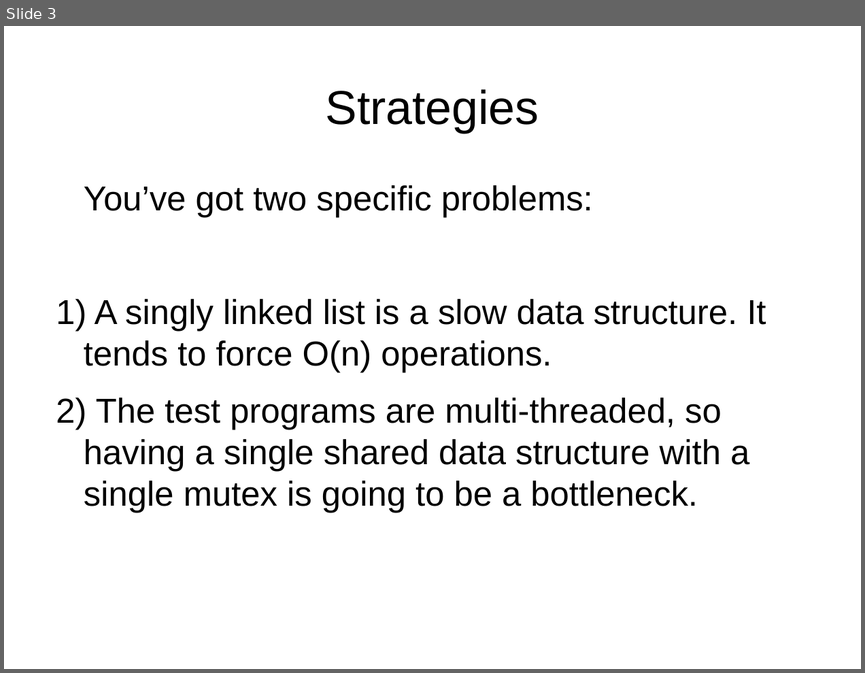
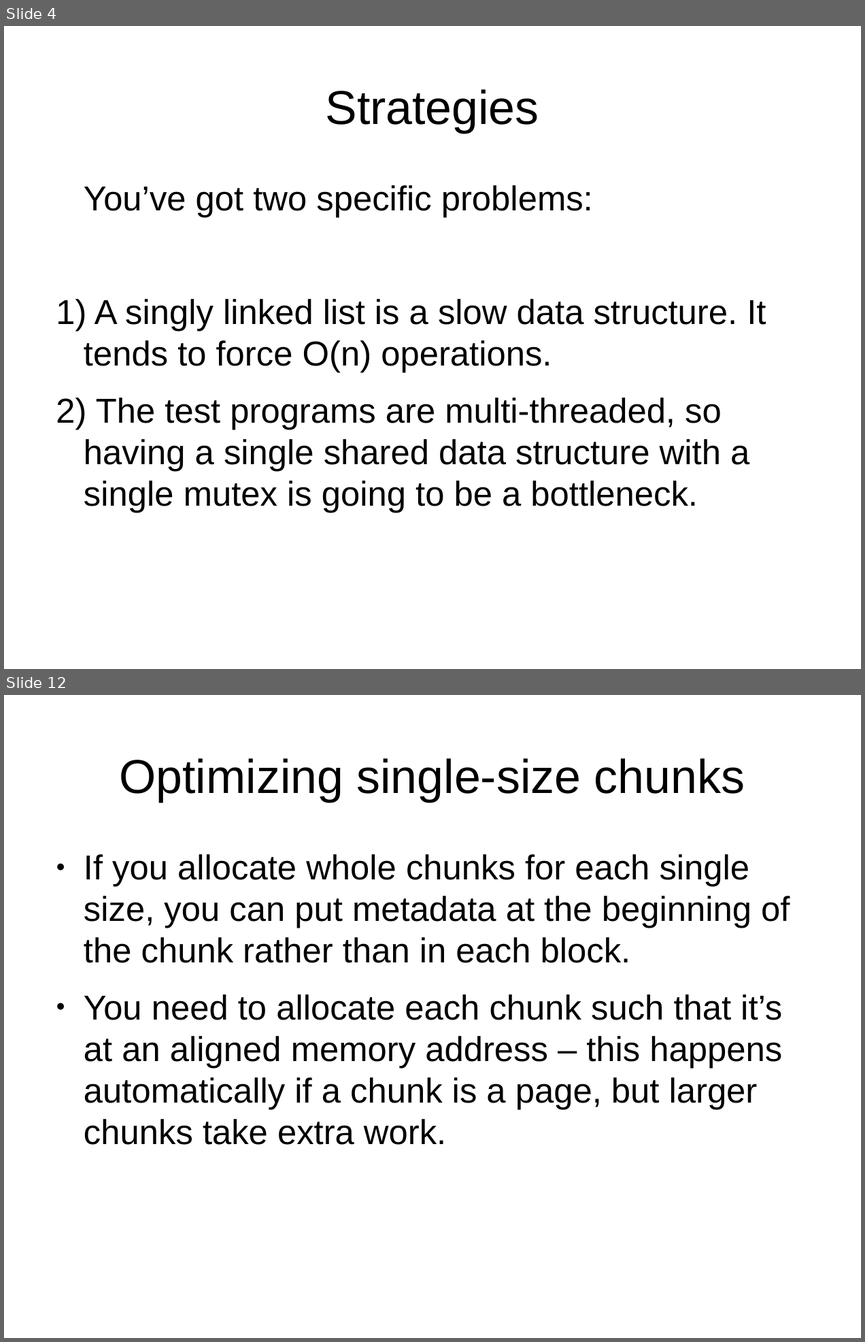
Before and after one commit to NatTuck/khoury-ntuck, a slide deck: courses/2020/01/cs3650/notes/18-advanced-malloc/ch02-hints.odp. Shown one above the other, each under a label of ours: slide 3 before the commit, slides 4 and 12 after it; the slides between them are not shown. The pictures are 865x673 and 865x1342 pixels, drawn with LibreOffice and Linux fonts; fonts in the diff are those of the drawing; background and template pictures are left out. Boxes give left, top, right and bottom in pixels: in the first picture for what was removed or moved away, otherwise in the second. Text is boxed around its words. In the diff, an @@ line names an element or a change of style, - is before the commit and + after.

```diff
--- a/courses/2020/01/cs3650/notes/18-advanced-malloc/ch02-hints.odp
+++ b/courses/2020/01/cs3650/notes/18-advanced-malloc/ch02-hints.odp
@@ slide 12 added at [4,695,861,1338], background #FFFFFF @@
@@ title added at [120,758,745,802], 44 pt, text #000000 @@
+Optimizing single-size chunks
@@ text added at [84,854,789,1144], 32 pt, text #000000 @@
+● If you allocate whole chunks for each single size, you can put metadata at the beginning of the chunk rather than in each block.
+● You need to allocate each chunk such that it’s at an aligned memory address – this happens automatically if a chunk is a page, but larger chunks take extra work.
@@ what was slide 3 is now slide 4 @@
```
Also in this commit, not shown: 1 slide changed, 8 other slides added, 6 other files.
